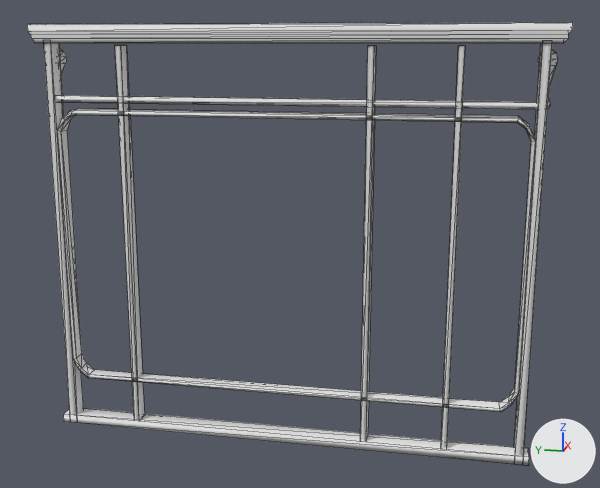
What one commit did to the FBX model Assets/_Project/Models/Props/Architecture/Arch_Railing_Balcony.fbx.
Rendered twice from a 50 mm camera at (-2.256, -0.487, 0.558) aimed at (0.005, -0.034, -0.007). Every picture has the same lights, and +X, +Y and +Z are marked at lower right. The older version comes first. Mesh edges are drawn as thin lines. Where no turn or scale is listed for an object, it has been applied to the vertices. Vertices at exactly the same position are counted once.

Objects in the first picture: 'Arch_Railing_Balcony'.
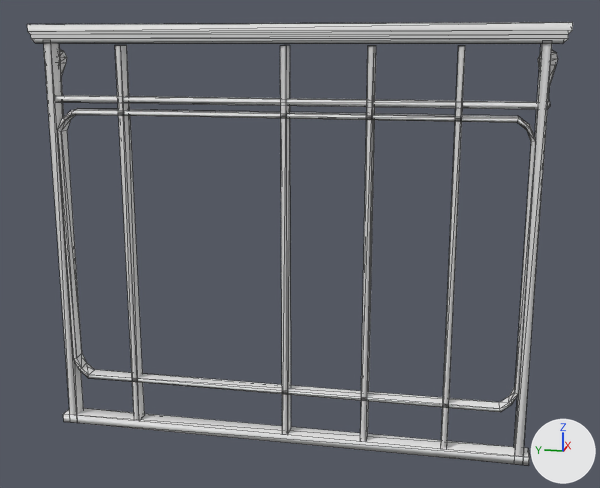
Commit message: fix(models): Arch_Railing_Balcony — add missing center horizontal bar at Y=0 by duplicating left bar geometry

Pixel boxes (x1, y1, x2, y2) of what changed, in the pictures (600 x 488 px):
part 1 of me_arch_railing_balcony, added: after (280, 46, 291, 434)

The change, as a diff of the scene's bpy script:
```diff
--- a/Assets/_Project/Models/Props/Architecture/Arch_Railing_Balcony.fbx.py
+++ b/Assets/_Project/Models/Props/Architecture/Arch_Railing_Balcony.fbx.py
@@ me_arch_railing_balcony @@
 # used by ob_arch_railing_balcony; location = (0.0, 0.0, 0.0)
-me_arch_railing_balcony.from_pydata(...)  # 204 vertices, 368 faces; spans x -0.053..0.053, y -0.728..0.728, z -0.6..0.6
+me_arch_railing_balcony.from_pydata(...)  # 212 vertices, 380 faces; spans x -0.053..0.053, y -0.728..0.728, z -0.6..0.6
+# me_arch_railing_balcony part 1: a new loose piece, a box spanning x -0.047..-0.004, y -0.008..0.009, z -0.577..0.543, in mat_tripo_material_020a03e5_a0de_4be0_b4b4_ddb2006f63cd (white #e7e7e7)
 me_arch_railing_balcony.materials.append(mat_tripo_material_020a03e5_a0de_4be0_b4b4_ddb2006f63cd)
```
